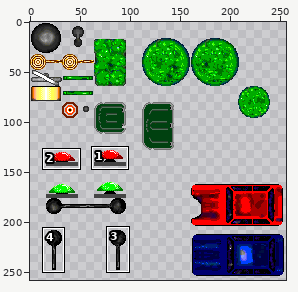
Two versions of one sprite sheet, Assets/Graph/images/mobilier_urbain.png. The first picture is a wide view before the edit; the outline marks the close-up.
Close-up. As it was:
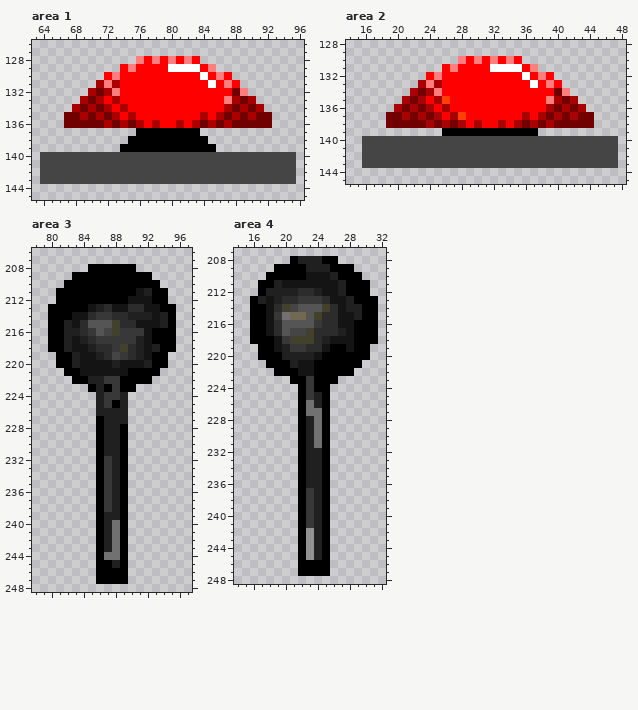
The file is 256x320 pixels. Colours within 5 levels of each other are drawn and written as one. Shown: area 1: x 63..96, y 126..145; area 2: x 14..48, y 128..145; area 3: x 78..97, y 206..248; area 4: x 14..32, y 207..248. The wide view leaves out empty margins. The commit also changed other parts of the picture, which this record leaves out.
And afterwards:
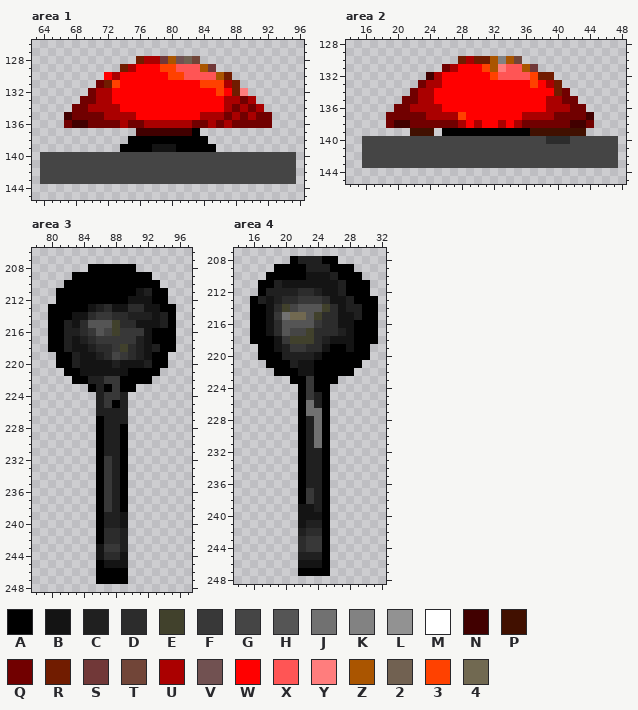
Palette (. is transparent): A #000000  B #141414  C #202020  D #2c2c2c  E #41412c  F #383838  G #454545  H #555555  J #717171  K #828282  L #929292  M #ffffff  N #410000  P #411000  Q #710000  R #711c00  S #713838  T #714538  U #aa0000  V #715151  W #ff0000  X #ff5555  Y #ff7d7d  Z #aa5500  2 #716151  3 #ff4100  4 #716951
The edit:
--- area 1
@@ x 63..96 @@
 127 ..................................
-128 .............YWYWYWYW.............
-129 ...........WYWWWWMMMMWY...........
-130 .........WYWWWWWWWWWWMWYW.........
-131 ........UYUWWWWWWWWWWWMWYW........
-132 .......UQUYWWWWWWWWWWWWWWQY.......
-133 ......UQUWUWWWWWWWWWWWWWYUQU......
-134 .....UQUQUWUWWWWWWWWWWWWUQUQU.....
-135 ....QQUQUQUWUWWWWWWWWUWUQUQUQQ....
-136 ....QQQQQUQUQUWUWWUWUQUQUQQQQQ....
-137 .............AAAAAAAA.............
+128 .............RUUSZV2T.............
+129 ...........RUWWW33XXXZS...........
+130 .........WUWWWWWW33XXXXZR.........
+131 ........QR3WWWWWWWWWW333UR........
+132 .......QUUWWWWWWWWWWWWW3WRY.......
+133 ......QQUUWWWWWWWWWWWWWWUUQU......
+134 .....QQUUUUWWWWWWWWWWWWWUQUQU.....
+135 ....NQQQQUUUUWWWWWWWWUUUQUQUQQ....
+136 ....QNNQQQQUQQUUUUUUQQUQUQQQQQ....
+137 .............NNNNNNNA.............
 138 ............AAAAAAAAAA............
-139 ...........AAAAAAAAAAAA...........
+139 ...........AAAABBBAAAAA...........
 140 .GGGGGGGGGGGGGGGGGGGGGGGGGGGGGGGG.
--- area 2
@@ x 14..48 @@
 129 ...................................
-130 ..............YWYWYWYW.............
-131 ............WYWWWWMMMMWY...........
-132 ..........WYWWWWWWWWWWMWYW.........
-133 .........UYUWWWWWWWWWWWMWYW........
-134 ........UQUYWWWWWWWWWWWWWWQY.......
-135 .......UQUWU3WWWWWWWWWWWWYUQU......
-136 ......UQUQUWUWWWWWWWWWWWWUQUQU.....
-137 .....QQUQUQUWU3WWWWWWWUWUQUQUQQ....
-138 .....QQQQQUQUQUWUWWUWUQUQUQQQQQ....
-139 ............AAAAAAAAAAAA...........
-140 ..GGGGGGGGGGGGGGGGGGGGGGGGGGGGGGGG.
+130 ..............RURRZKZT.............
+131 ............QUWWW3ZYXXZS...........
+132 ..........NUWWWWWW3XXXX3RR.........
+133 .........QUUWWWWWWWWWWW3WUR........
+134 ........QUUWWWWWWWWWWWWWWWRQ.......
+135 .......QQUUWWWWWWWWWWWWWWUUQQ......
+136 ......QQUUUUWWWWWWWWWWWWWUUUQQ.....
+137 .....QQQQQUUUU3WWWWWWWUUUUQQQQN....
+138 .....QNNQQQQQQUWUWWUWUQQQQQQNNQ....
+139 ........PPP.AAAAAAAAAAAPPPPPPP.....
+140 ..GGGGGGGGGGGGGGGGGGGGGGGDDDGGGGGG.
 141 ..GGGGGGGGGGGGGGGGGGGGGGGGGGGGGGGG.
--- area 3
@@ x 84..91 @@
 238 ..AFCA..
-239 ..ACCA..
-240 ..ACJA..
-241 ..ACJA..
-242 ..ACJA..
-243 ..ACJA..
-244 ..AJJA..
-245 ..AACA..
+239 ..ACCB..
+240 ..ACCB..
+241 ..ADDC..
+242 ..ADDC..
+243 ..BFFC..
+244 ..BDDB..
+245 ..ABBB..
 246 ..AAAA..
--- area 4
@@ x 20..26 @@
 238 ..AFCA.
-239 ..AFCA.
-240 ..AFCA.
-241 ..AFCA.
-242 ..ALCA.
-243 ..ALCA.
-244 ..ALCA.
-245 ..ALCA.
-246 ..AAAA.
+239 ..BBCA.
+240 ..BBBA.
+241 ..BCCA.
+242 ..CDDA.
+243 ..DFFA.
+244 ..DFFA.
+245 ..CCCA.
+246 ..BBBA.
 247 ..AAAA.
Boxes around the changes in both close-ups, in picture pixels (x1, y1, x2, y2):
changed: (64, 56, 240, 152)
changed: (394, 56, 594, 144)
changed: (96, 512, 128, 568)
changed: (298, 504, 322, 568)
